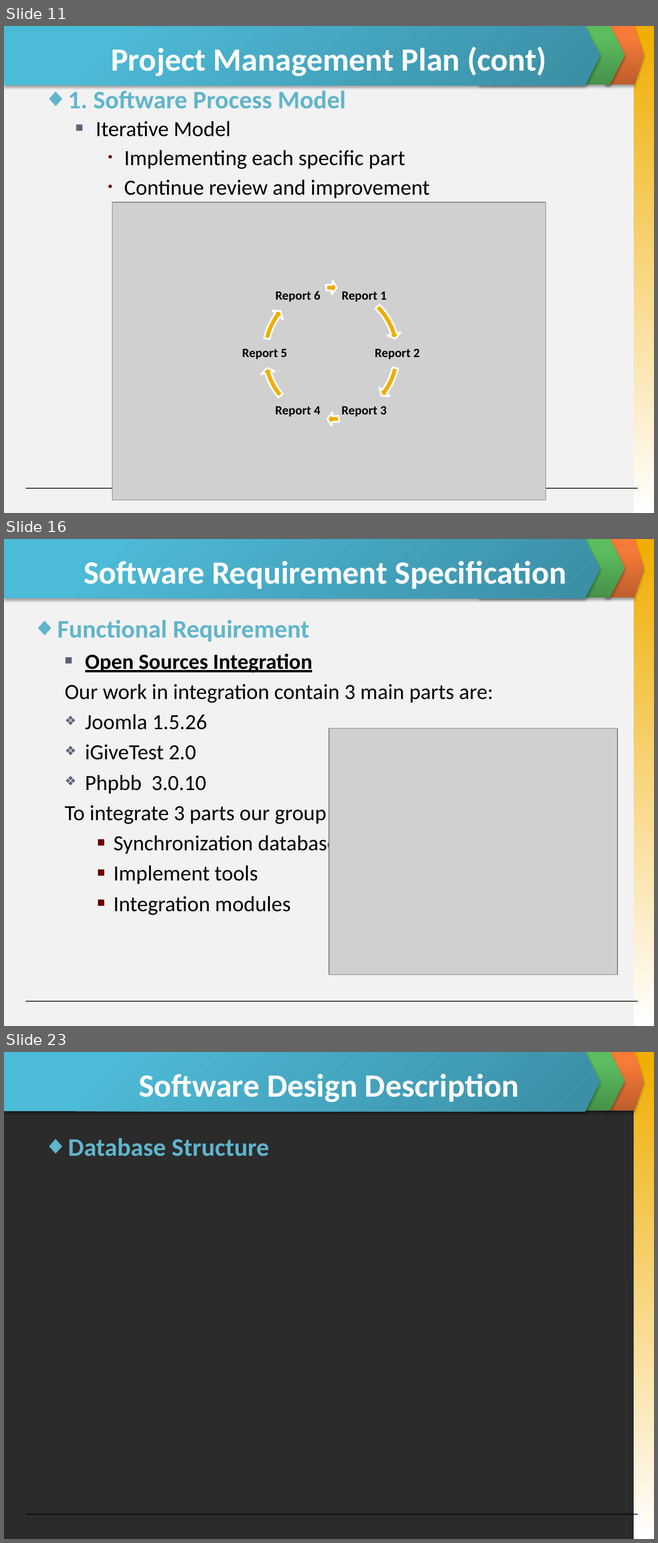
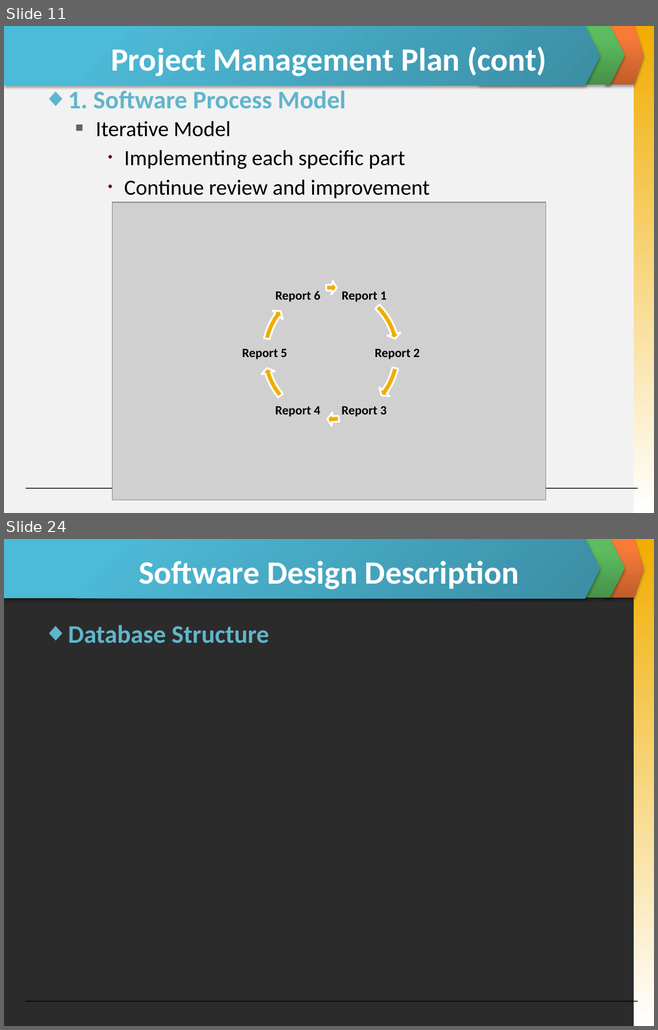
Before and after one commit to skyview059/e-learning-website, a slide deck: Document/Final report/Slide Present E-Learning.pptx. Shown one above the other, each under a label of ours: slides 11, 16 and 23 before the commit, slides 11 and 24 after it; the slides between them are not shown. The pictures are 658x1543 and 658x1030 pixels, drawn with LibreOffice and Linux fonts; fonts in the diff are those of the drawing; grey boxes stand for pictures; background and template pictures are left out; a plain dark background stands for a picture behind light text. Boxes give left, top, right and bottom in pixels: in the first picture for what was removed or moved away, otherwise in the second. Text is boxed around its words. In the diff, an @@ line names an element or a change of style, - is before the commit and + after.

```diff
--- a/Document/Final report/Slide Present E-Learning.pptx
+++ b/Document/Final report/Slide Present E-Learning.pptx
@@ slide 16 removed at [4, 539, 654, 1026], background #F2F2F2; not listed: 5 template elements that a slide beside it also shows @@
@@ title removed at [83, 560, 567, 589] @@
-Software Requirement Specification
@@ text removed at [57, 620, 493, 915] @@
-◆ Functional Requirement
-  ■ Open Sources Integration
-  Our work in integration contain 3 main parts are:
-  ❖ Joomla 1.5.26
-  ❖ iGiveTest 2.0
-  ❖ Phpbb 3.0.10
-  To integrate 3 parts our group must perform 3 steps
-    ■ Synchronization databases
-    ■ Implement tools
-    ■ Integration modules
@@ picture removed at [329, 729, 617, 975] @@
@@ what was slide 23 is now slide 24 @@
```
Also in this commit, not shown: 11 slides changed, 4 slides added, 3 other slides removed, 2 other files.
